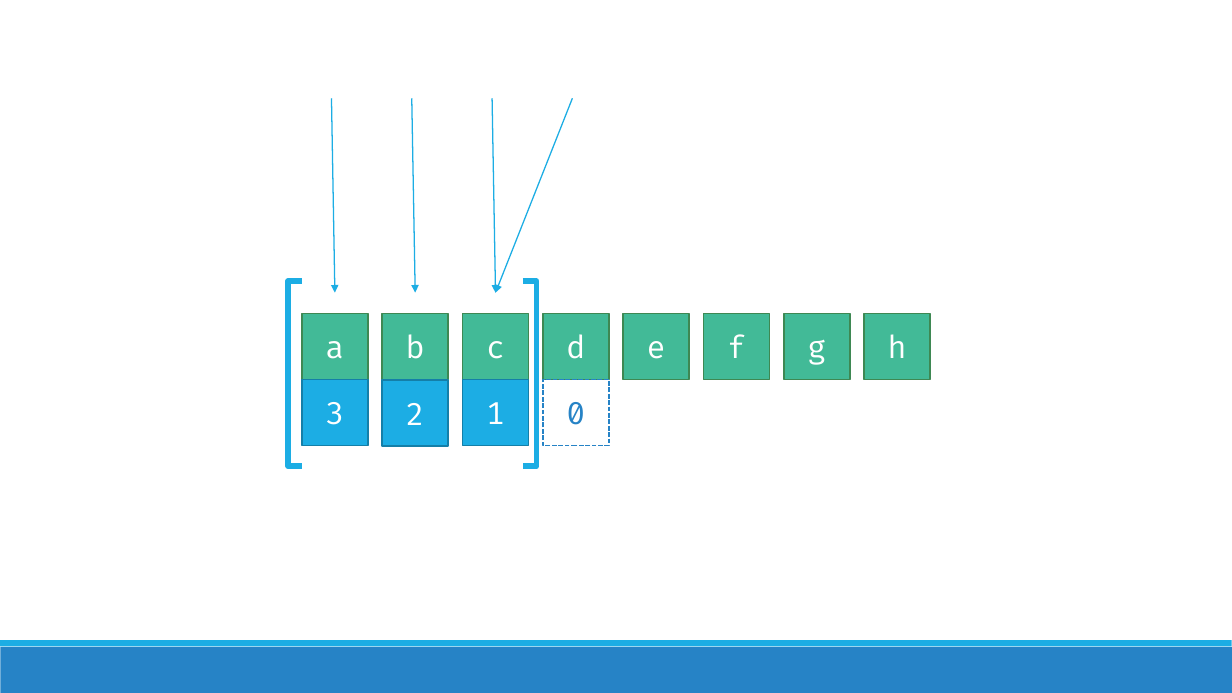
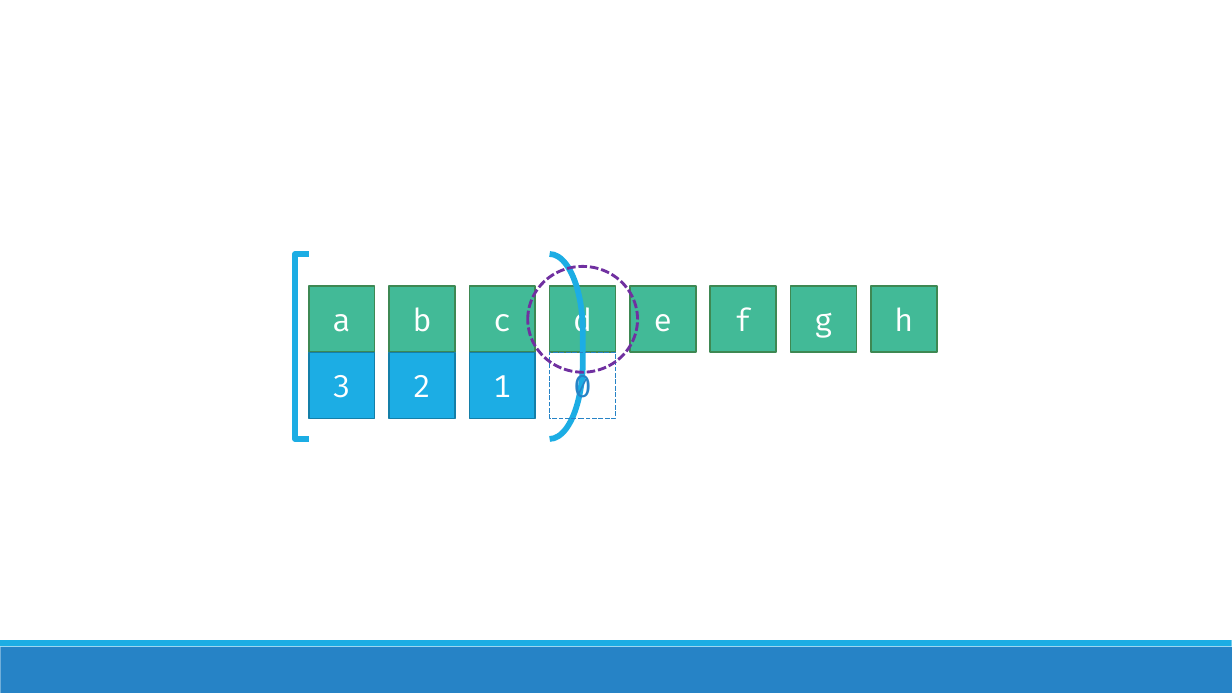
Before and after one commit to brevzin/cpp_proposals, a slide deck: slide 120 of talks/202305_cppnow/take(5).pptx (slide 95 before the commit). Drawn at 1232x693 pixels with LibreOffice and Linux fonts; fonts in the diff are those of the drawing. Boxes give left, top, right and bottom in pixels: in the first picture for what was removed or moved away, otherwise in the second. Text is boxed around its words. In the diff, an @@ line names an element or a change of style, - is before the commit and + after.

```diff
--- a/talks/202305_cppnow/take(5).pptx
+++ b/talks/202305_cppnow/take(5).pptx
@@ arrow removed from (332, 98) to (335, 293) @@
@@ arrow removed from (412, 98) to (415, 293) @@
@@ arrow removed from (493, 98) to (495, 293) @@
@@ arrow removed from (573, 98) to (495, 293) @@
@@ 7 rectangles, 1 left bracket: place and size @@
-7 rectangles, 1 left bracket at [288,281,849,466]
+7 rectangles, 1 left bracket at [295,254,857,439]
@@ ellipse added at [528,266,638,372], outline #7030A0 2.25 pt dashed @@
@@ right bracket: place and size @@
-right bracket at [523,281,537,466]
+right bracket at [550,254,583,439]
@@ right bracket at [550,254,583,439]: proportions changed @@
@@ rectangle "f": place and size @@
-rectangle "f" at [703,313,769,379]
+rectangle "f" at [711,287,776,352]
@@ rectangle "h": place and size @@
-rectangle "h" at [864,313,930,379]
+rectangle "h" at [872,287,937,352]
@@ 3 rectangles: place and size @@
-3 rectangles at [302,380,608,445]
+3 rectangles at [309,352,616,418]
```
Also in this commit, not shown: 17 other slides changed, 53 slides added, 1 slide removed.
